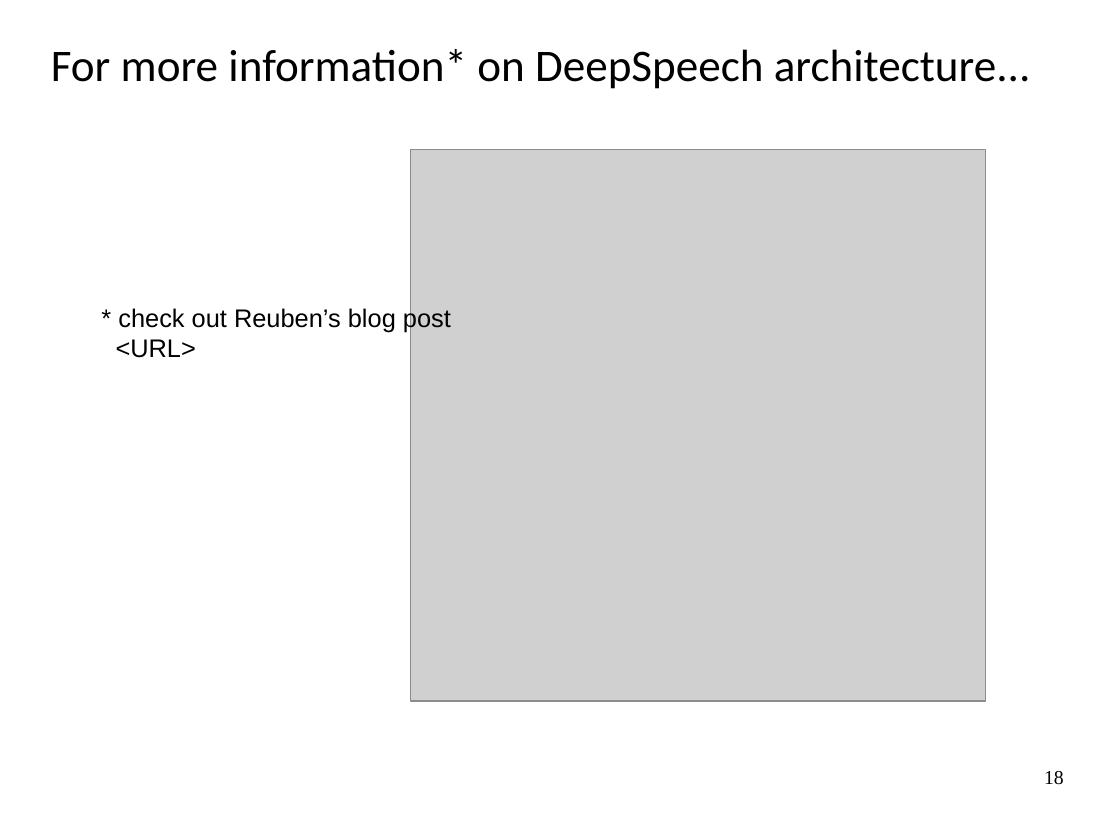
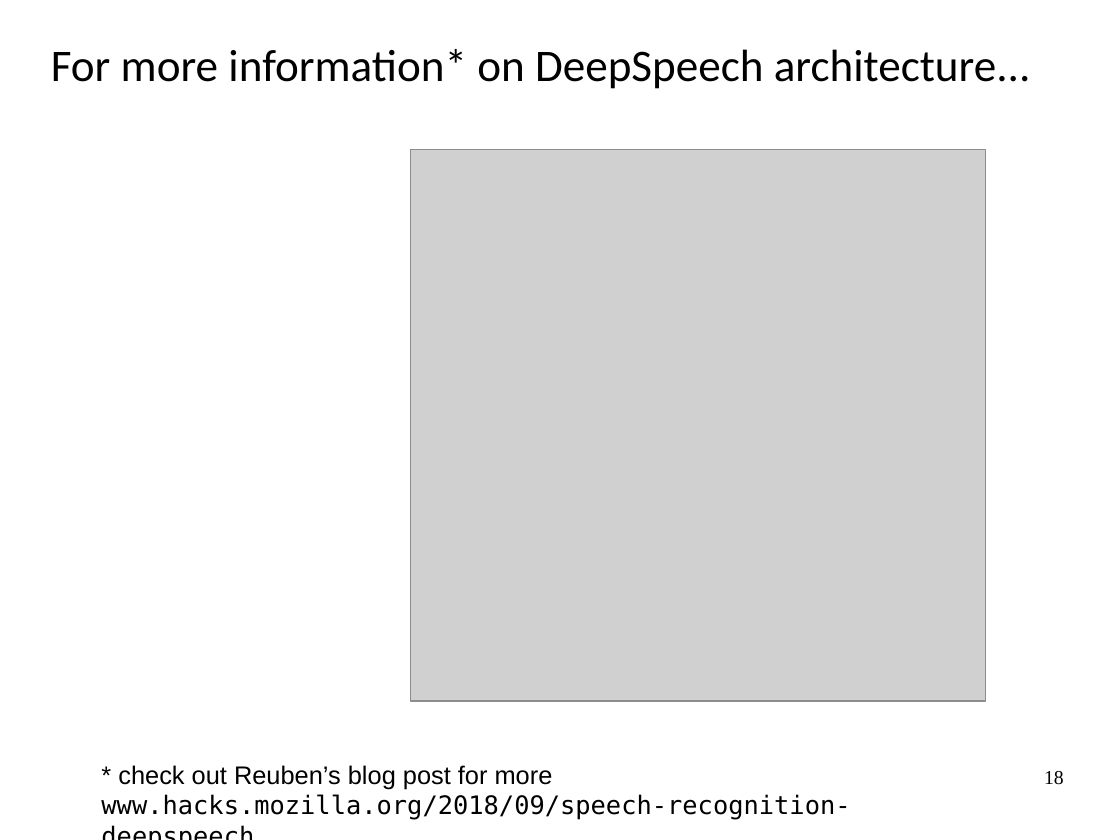
Before and after one commit to JRMeyer/kyrgyz-voice-hackathon, a slide deck: slide 18 of slides/speech-to-text.odp. Drawn at 1120x840 pixels with LibreOffice and Linux fonts; fonts in the diff are those of the drawing; grey boxes stand for pictures. Boxes give left, top, right and bottom in pixels: in the first picture for what was removed or moved away, otherwise in the second. Text is boxed around its words. In the diff, an @@ line names an element or a change of style, - is before the commit and + after.

```diff
--- a/slides/speech-to-text.odp
+++ b/slides/speech-to-text.odp
@@ text at (101,765,850,820): text changed; font Arial to DejaVu Sans Mono @@
-* check out Reuben’s blog post
-<URL>
+* check out Reuben’s blog post for more
+www.hacks.mozilla.org/2018/09/speech-recognition-deepspeech
```
Also in this commit, not shown: 6 other files.
